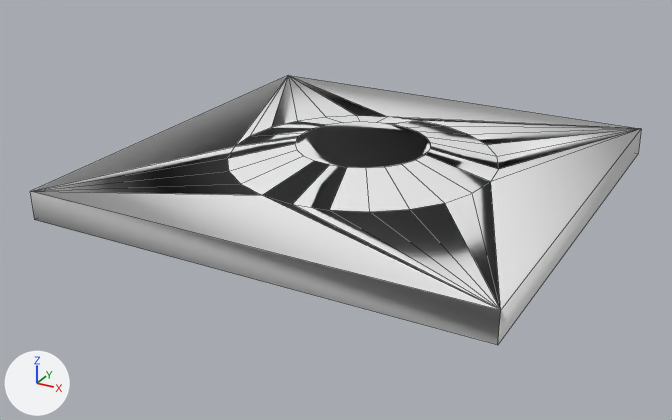
One commit to the OBJ model 3d/mini-golf/Bump_01.obj: the scene before it, then after it.
The view is the same before and after, from a camera (50 mm lens) standing at (4.16, -3.7, 2.37) and looking at (1.4, 1.31, -0.14). Every picture has the same lights, and +X, +Y and +Z are marked at lower left. Mesh edges are drawn as thin lines. Where no turn or scale is listed for an object, it has been applied to the vertices.

The first picture shows 'Bump_01'.
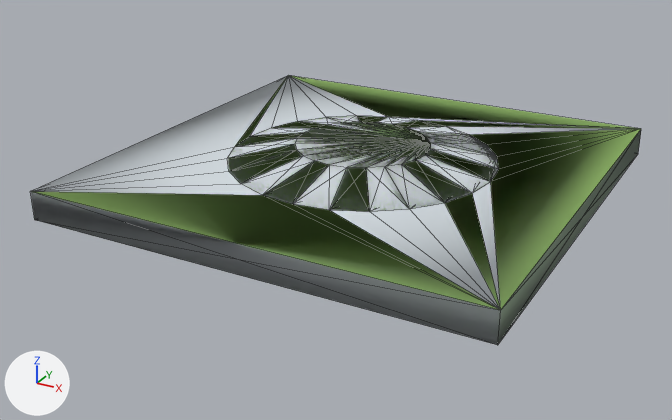
What differs and where, as boxes (x1, y1, x2, y2) in the pictures (672 x 420 px):
'Bump_01', recoloured, reshaped
    both: (30, 75, 641, 345)
part 1 of me_bump_01, built on
    both: (31, 116, 641, 345)
part 2 of me_bump_01, recoloured
    both: (31, 76, 631, 310)
part 3 of me_bump_01, recoloured (white to green)
    both: (30, 76, 641, 310)

What changed in the scene script:
```text
Change mat_green:
    mat_green.base_color: (0.8, 0.8, 0.8) -> (0.475, 0.788, 0.239)  # white #e7e7e7 -> green #b7e686
Change mat_backcolor:
    mat_backcolor.base_color: (0.8, 0.8, 0.8) -> (0.643, 0.698, 0.733)  # white #e7e7e7 -> light grey #d2dade
Change me_bump_01:
    used by ob_bump_01; location = (0.0, 0.0, 0.0)
    remove me_bump_01.from_pydata(...)  # 56 vertices, 59 faces; spans x 0.0..3.0, y 0.0..3.0, z 0.0..0.29
    add me_bump_01.from_pydata(...)  # 56 vertices, 232 faces; spans x 0.0..3.0, y 0.0..3.0, z 0.0..0.29
    me_bump_01 part 1
    46 faces are deleted
    109 new faces join them, mat_green (green #b7e686)
    110 new faces join them, mat_backcolor (light grey #d2dade)
    me_bump_01 part 2: 8 faces spanning x 0.0..3.0, y 0.0..3.0, z 0.19 switch from mat_green (white #e7e7e7) to mat_backcolor (light grey #d2dade)
    me_bump_01 part 3: 7 faces spanning x 0.0..3.0, y 0.0..3.0, z 0.19 switch from mat_backcolor (white #e7e7e7) to mat_green (green #b7e686)
```
